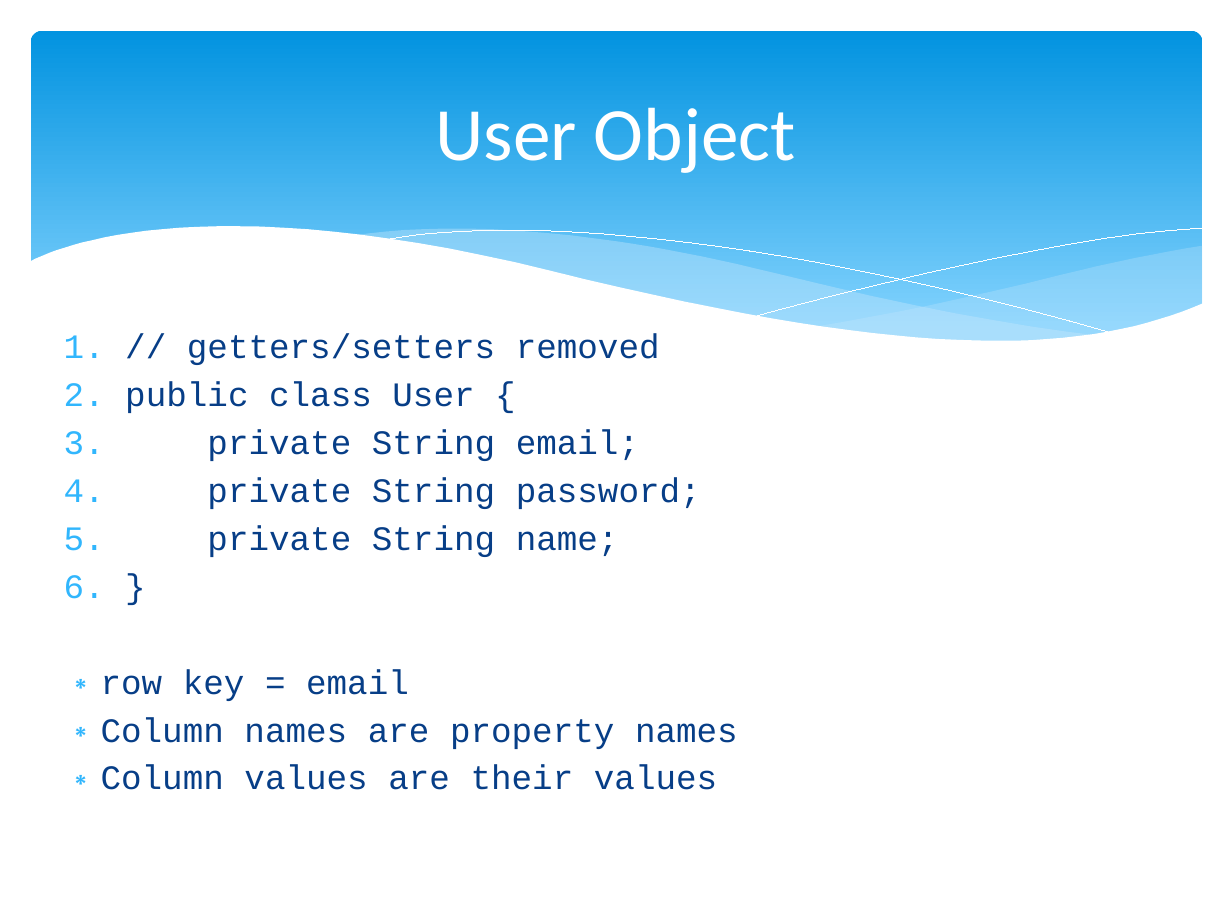
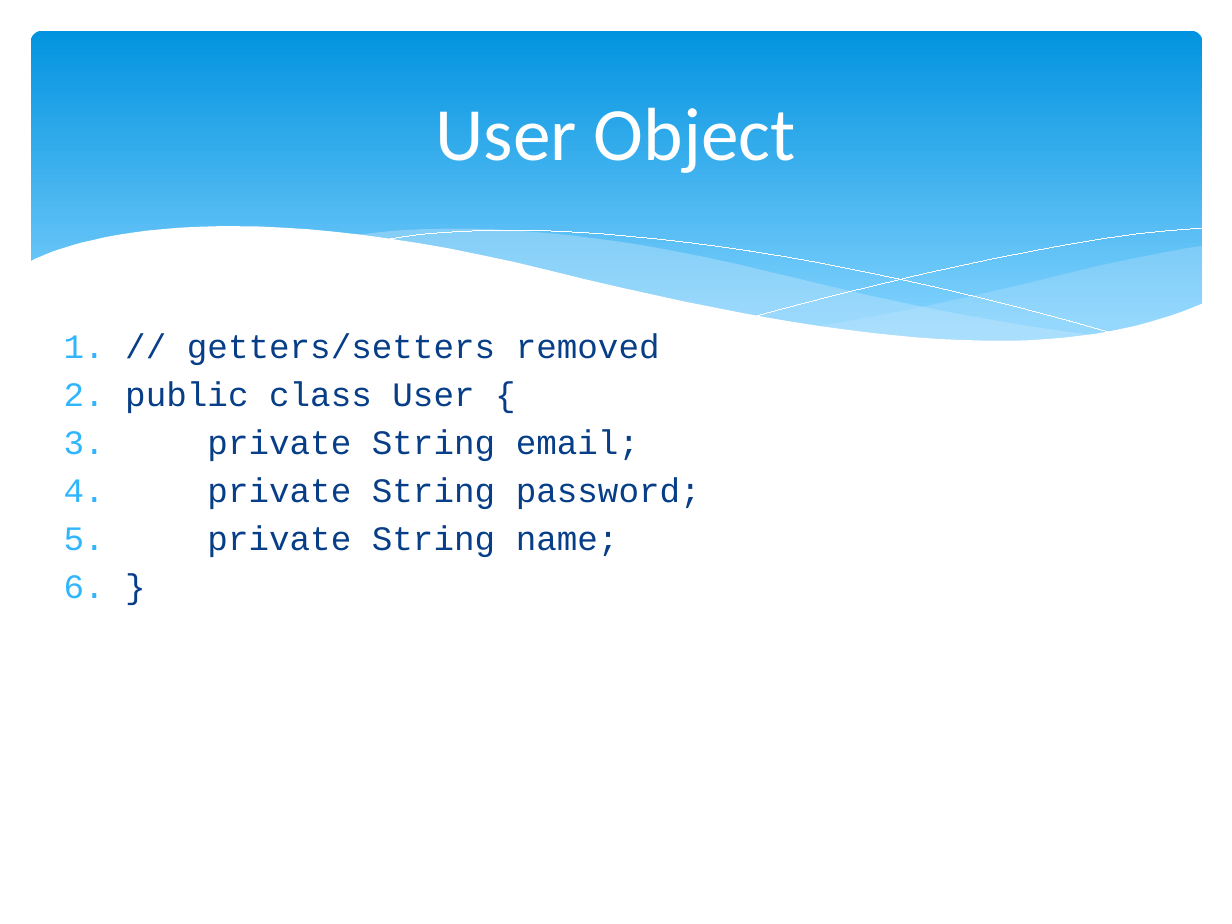
Before and after one commit to calebjones/nosql-blog, a slide deck: slide 15 of cassandra-training.pptx (slide 12 before the commit). Drawn at 1232x924 pixels with LibreOffice and Linux fonts; fonts in the diff are those of the drawing. Boxes give left, top, right and bottom in pixels: in the first picture for what was removed or moved away, otherwise in the second. Text is boxed around its words. In the diff, an @@ line names an element or a change of style, - is before the commit and + after.

```diff
--- a/cassandra-training.pptx
+++ b/cassandra-training.pptx
@@ text at (101,669,738,790): paragraphs removed @@
-∗ row key = email
-∗ Column names are property names
-∗ Column values are their values
```
Also in this commit, not shown: 12 other slides changed, 5 slides added, 4 slides removed.
